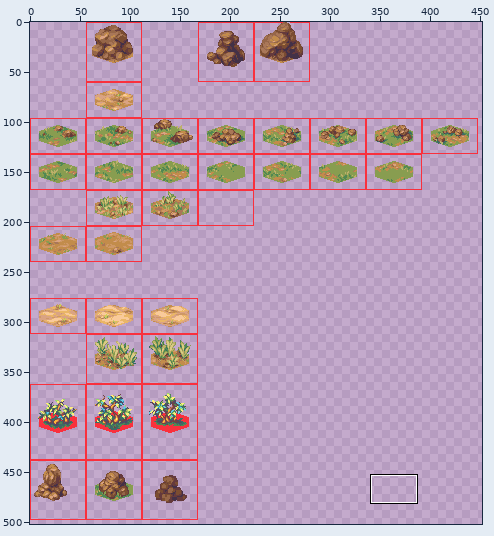
Edited in one commit: sprite sheet (public/assets/hex-tile-experiment-tiles.png). Above, an overview of the earlier version with the close-up marked.
Close-up. Before the commit:
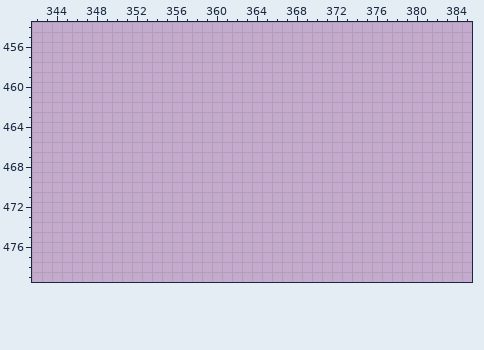
The file is 648x564 pixels. Shown: x 342..385, y 454..479. The wide view leaves out empty margins. The commit also changed other parts of the picture, which this record leaves out.
The same view after the edit:
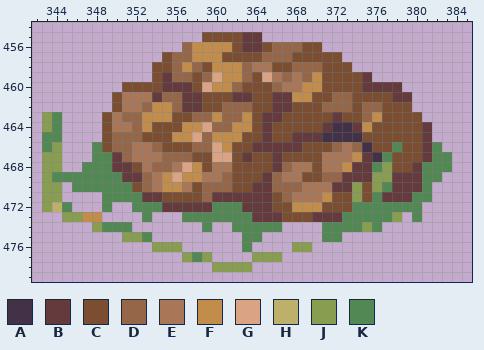
Palette (. is transparent): A #433147  B #653a3c  C #7b4d31  D #966648  E #a97758  F #c28c4b  G #daa383  H #bdb06a  J #889d50  K #518853
Edits made:
y 455: x 359..364 ...... -> CCCCBB
y 456: x 357..370 .............. -> DFFFFCBBCDDDCC
y 457: x 355..372 .................. -> CDDFFFCCCCDDDCCCCC
y 458: x 354..373 .................... -> CCDFDCFFFDEECCDDDCCC
y 459: x 354..375 ...................... -> CBDDCDGFFDCGEDEDFCCCCB
y 460: x 351..378 ............................ -> CCCCBBBCGFFDCCCDEEFFCCCCBBBB
y 461: x 350..379 .............................. -> CEEEBDDBBCCCBBCCBBFFCCDDCCCCBB
y 462: x 350..379 .............................. -> CEEDFFDBBCCDDDCCBBCCCDDDCDDCCC
y 463: x 343..344 .. -> JK; x 349..380 ................................ -> CEDDFFFCCDDFDDFCBBCCCCCBCCDFCCCC
y 464: x 343..344 .. -> JK; x 349..381 ................................. -> CEEDFCCCFFGDDFFCBCCCCCBAABFCCCCCB
y 465: x 343..344 .. -> KK; x 349..381 ................................. -> CDDDCCCFFGDFFFCCBCCBBBAAAACCCCCCB
y 466: x 343..344 .. -> KJ; x 348..382 ................................... -> KCDDEEDCCCDDGFCCBBBBBCCCDEDACCKCCBK
y 467: x 343..344 .. -> JJ; x 348..383 .................................... -> KKBDEEEDDDCCGGCBCCBCCCCEEEFBAKCCCBKK
y 468: x 343..344 .. -> JJ; x 347..383 ..................................... -> KKKBBCEDDEGFCEECCCCBDEECEEFBBKJCCBKKK
y 469: x 343..382 ........................................ -> JKKKKKKKBBDEFGFFEEDCCCBDEECCDDBBBJJBBBKK
y 470: x 343..344 .. -> JJ; x 346..381 .................................... -> KKKKKKCDEFFECDDDCCBBDDDEEEBBJCJKBBBK
y 471: x 343..344 .. -> JJ; x 349..381 ................................. -> KKKKBBCCCCDBBBBBBCDEEEFCCJCKBBBKK
y 472: x 343..345 ... -> JHK; x 349 . -> K; x 352..380 ............................. -> KKKBBBBBKKKBBBCCFFFCCCKKKKKKK
y 473: x 345..348 .... -> JJFF; x 353 . -> K; x 357..378 ...................... -> KKKKKKKBBBCCCBBBKKKKKJ; x 380 . -> K
y 474: x 348..351 .... -> JKKK; x 359 . -> K; x 362..366 ..... -> KKKKK; x 371..376 ...... -> KKKKJK
y 475: x 351..353 ... -> JJK; x 363..364 .. -> KK; x 371..372 .. -> KK
y 476: x 354..356 ... -> JJJ; x 363 . -> K; x 368..369 .. -> JJ
y 477: x 357..359 ... -> JKJ; x 364..366 ... -> JJJ
y 478: x 360..363 .... -> JJJJ
Boxes around the changes in both close-ups, in picture pixels (x1, y1, x2, y2):
added: (42, 32, 452, 272)
